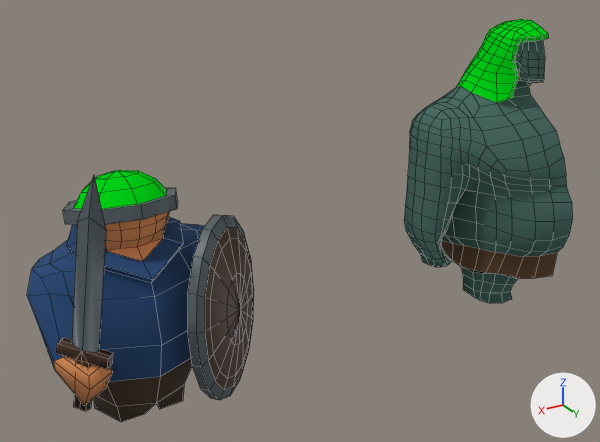
An edit to the Blender file Blends/Warrior.blend, drawn before and after from the same camera.
Camera for both pictures: a 50 mm camera at (0.403, 1.238, 0.889) aimed at (-0.341, -0.001, 0.27). The lights are fixed; the arrows at lower right show +X, +Y and +Z. The first picture is the older version. Mesh edges are drawn as thin lines.

Objects in the first picture: 'Cube', 'Warrior'.
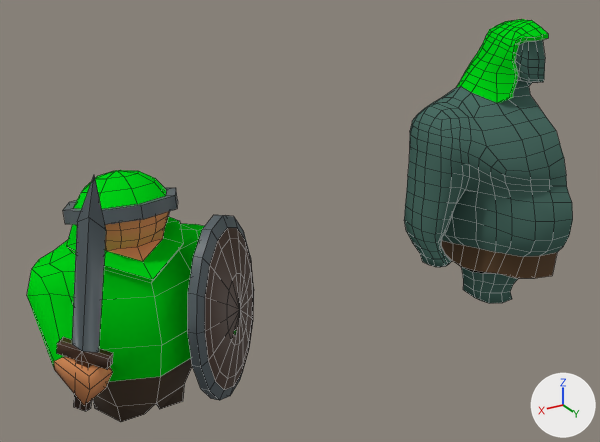
Pixel boxes [x1, y1, x2, y2] of what changed, in the pictures (600 x 442 px):
```json
{"part": 1, "of": "me_warrior", "change": "recoloured", "before": [27, 217, 236, 382], "after": [27, 217, 236, 382], "on screen": "dark blue to green"}
```

Scene script edits in JSON lines:
```json
{"block": "me_warrior", "where": "me_warrior.from_pydata(...)  # 331 vertices, 329 faces; spans x -0.212..0.171, y -0.134..0.177, z 0.003..0.5"}
{"block": "me_warrior", "where": "# used by ob_warrior; location = (0.0, 0.0, 0.0)"}
{"block": "me_warrior", "change": "me_warrior part 1: all 86 faces that had it switch from mat_bshirt (dark blue #194474) to mat_bteam (green #00d316)"}
```
